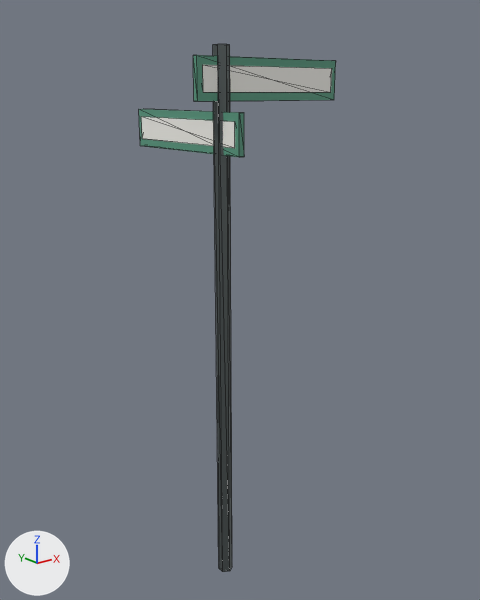
Before and after pictures for a commit that changed the glTF model assets/models/sign_post.glb.
Both versions are drawn from a 50 mm lens placed at (-1.99, -2.63, 2.69), pointed at (0.39, 0.35, 1.5). Arrows for +X, +Y and +Z are at lower left; the lights stay in place. The older version comes first. Mesh edges are drawn as thin lines. Vertices at exactly the same position are counted once.

Names of what the first picture shows: 'sign_post'.
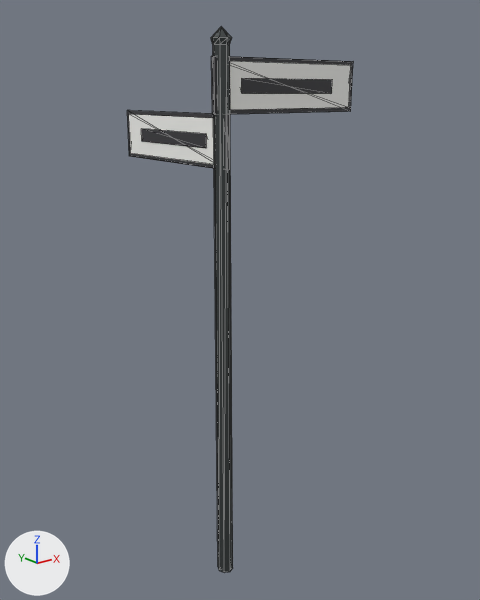
Boxes (x1, y1, x2, y2) around the edits, measured in the pictures (480 x 600 px; the box of a moved part takes in the faces that stretch with it):
'sign_post', reshaped (15% wider)
    before: (139, 44, 336, 572)
    after: (127, 27, 353, 573)
part 1 of me_sign_post, moved or reshaped
    before: (193, 55, 336, 101)
    after: (230, 61, 351, 110)
part 2 of me_sign_post, added
    after: (129, 114, 214, 165)
part 3 of me_sign_post, added
    after: (211, 56, 353, 115)
part 4 of me_sign_post, added
    after: (241, 78, 332, 93)
part 5 of me_sign_post, added
    after: (127, 110, 230, 170)
part 6 of me_sign_post, moved or reshaped
    before: (202, 65, 332, 92)
    after: (141, 129, 207, 148)
part 7 of me_sign_post, deleted (green)
    before: (139, 109, 244, 157)
part 8 of me_sign_post, deleted
    before: (141, 117, 235, 148)
part 9 of me_sign_post, built on
    before: (213, 44, 232, 572)
    after: (211, 27, 233, 573)

The change in detail:
Material 'sign_black' (mat_sign_black) is new.
Its base color is (0.04, 0.04, 0.045) (dark grey #38383c).
Its roughness is 0.6.
me_sign_post is used by ob_sign_post; location (0.0, 0.0, 0.0).
me_sign_post had 44 vertices, 68 faces and spanned x -0.15..0.75, y -0.15..0.75, z 0.0..2.9.
me_sign_post now has 73 vertices, 118 faces and spans x -0.05..0.89, y -0.05..0.89, z 0.0..2.98.
me_sign_post part 1: the loose piece of 8 vertices spanning x -0.15..0.75, y -0.01..0.01, z 2.65..2.85 is moved by (0.12, 0.0, -0.03), in mat_sign_white (white #f8f8f5).
me_sign_post part 2: a new loose piece, a box spanning x -0.013..0.013, y -0.03..0.87, z 2.35..2.57, in mat_sign_white (white #f8f8f5).
me_sign_post part 3: a new loose piece, a box spanning x -0.05..0.89, y -0.01..0.01, z 2.59..2.85, in mat_sign_black (dark grey #38383c).
me_sign_post part 4: a new loose piece, a box spanning x 0.11..0.73, y -0.015..0.015, z 2.685..2.755, in mat_sign_black (dark grey #38383c).
me_sign_post part 5: a new loose piece, a box spanning x -0.01..0.01, y -0.05..0.89, z 2.33..2.59, in mat_sign_black (dark grey #38383c).
me_sign_post part 6: the loose piece of 8 vertices spanning x -0.12..0.72, y -0.02..0.02, z 2.69..2.81 is turned 90 degrees about the z axis through its middle and scaled by 0.735, then moved by (-0.3, 0.42, -0.29), in mat_sign_black (dark grey #38383c).
me_sign_post part 7: the loose piece of 8 vertices spanning x -0.01..0.01, y -0.15..0.75, z 2.4..2.6 is deleted.
me_sign_post part 8: the loose piece of 8 vertices spanning x -0.02..0.02, y -0.12..0.72, z 2.44..2.56 is deleted.
Part 9, on me_sign_post:
10 vertices are removed from x -0.03..0.03, y -0.04..0.04, z 0.0..2.9.
20 faces are deleted.
23 vertices are added at x -0.05..0.05, y -0.05..0.05, z 0.0..2.98.
46 new faces join them, mat_iron (dark grey #4b5050).
me_sign_post no longer uses material mat_sign_green (green #599b81).
me_sign_post gains material mat_sign_black (dark grey #38383c).
